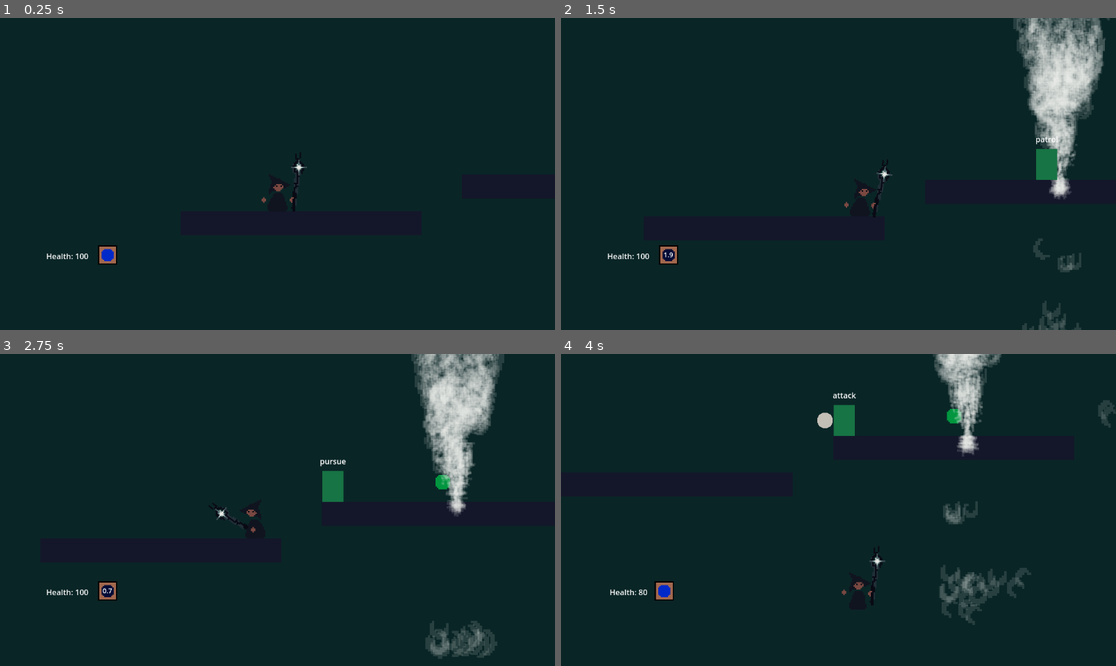
Above: before the commit, frames 1-4 (two rows, left to right).
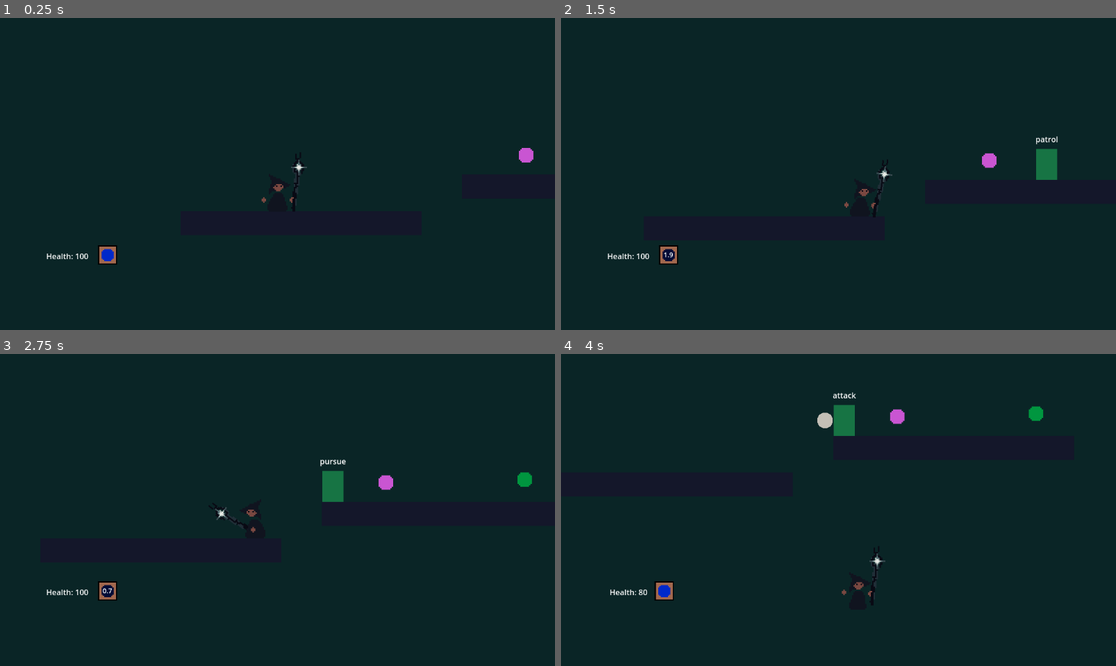
Above: after the commit, the same moments.

Repository: AthertonRoamer/Newton
Game: Godot game, scene res://test_world/test_world.tscn
Same seed, same stepped clock (60 frames per second), same inputs: the game is played once before the commit and once after it. This scene is started directly instead of the project's main scene.
Inputs (mouse positions are in pixels of both pictures, inside the frame that each line leads up to):
- Up to frame 1 (0.25 s): no input
- Up to frame 2 (1.5 s): move the mouse to (960, 158) at 0.52 s; hold D (player_right) from 0.53 s (still down); tap E (player_interact) at 0.6 s; tap W (player_jump) at 0.77 s; move the mouse to (727, 189) at 1.27 s; click (727, 189) at 1.35 s
- Up to frame 3 (2.75 s): tap W (player_jump) at 1.52 s; tap E (player_interact) at 1.55, 2.1 s; move the mouse to (333, 441) at 2.02 s; release D (player_right) at 2.03 s; hold A (player_left) from 2.03 s (still down)
- Up to frame 4 (4 s): move the mouse to (810, 572) at 2.77 s; release A (player_left) at 2.78 s; hold D (player_right) from 2.78 s (still down); tap 4 (player_select_spell_four) at 2.85 s; tap W (player_jump) at 3.02, 3.77 s; tap E (player_interact) at 3.05, 3.8 s; move the mouse to (1005, 556) at 3.52 s; tap 1 (player_select_spell_one) at 3.6 s

The runs differ from the first frame. In frame 1, 0.1% of the frame differs, in the area x 93-97%, y 41-47%; in frame 2, 6.1%; in frame 3, 6.2%, in the area x 68-96%, y 0-98%; in frame 4, 3.7%.

Commit message:
Began magic missile spell, began level manager

Diff:
--- a/Newton/player/player.gd
+++ b/Newton/player/player.gd
@@ -14,6 +14,7 @@
 @export var death_altitude : int = PhysicsData.death_altitude
 
 @export var interactable_item_detector : InteractableItemDetector
+@export var staff_end_node : Node2D
 
 var walking = false
 var jumping = false
@@ -109,6 +110,7 @@
 
 func equip_spell(spell_scene : PackedScene) -> void:
 	var spell : Spell = spell_scene.instantiate()
+	spell.player = self
 	for equiped_spell in spell_manager.get_children():
 		if equiped_spell.id == spell.id:
 			push_warning("Trying to equip spell that is already equipped")
--- a/Newton/player/player.tscn
+++ b/Newton/player/player.tscn
@@ -924,10 +924,11 @@
 [sub_resource type="CircleShape2D" id="CircleShape2D_savv0"]
 radius = 16.0312
 
-[node name="Player" type="CharacterBody2D" node_paths=PackedStringArray("interactable_item_detector", "spell_manager") groups=["damageable", "knockable"]]
+[node name="Player" type="CharacterBody2D" node_paths=PackedStringArray("interactable_item_detector", "staff_end_node", "spell_manager") groups=["damageable", "knockable"]]
 scale = Vector2(3, 3)
 script = ExtResource("1_q0i30")
 interactable_item_detector = NodePath("InteractableItemDetector")
+staff_end_node = NodePath("staff/StaffEndPosition")
 spell_manager = NodePath("SpellManager")
 
 [node name="Sprite2D" type="Sprite2D" parent="."]
@@ -963,6 +964,9 @@
 texture = ExtResource("5_5ko0m")
 texture_scale = 0.03
 
+[node name="StaffEndPosition" type="Node2D" parent="staff"]
+position = Vector2(14.6667, -17.3333)
+
 [node name="Label" type="Label" parent="."]
 visible = false
 offset_left = -20.6667
--- /dev/null
+++ b/Newton/player/spells/magic_missile_spell/grabbable_magic_missile/grabbable_magic_missile.gd
@@ -0,0 +1,20 @@
+class_name GrabbableMagicMissile
+extends GrabbableSpell
+
+func interact(player) -> void:
+	super(player)
+	queue_free()
+
+
+func _ready() -> void:
+	super()
+	player_entered_range.connect(_on_player_enter_range)
+	player_exited_range.connect(_on_player_exit_range)
+
+
+func _on_player_enter_range() -> void:
+	$Label.show()
+
+
+func _on_player_exit_range() -> void:
+	$Label.hide()
--- /dev/null
+++ b/Newton/player/spells/magic_missile_spell/grabbable_magic_missile/grabbable_magic_missile.tscn
@@ -0,0 +1,29 @@
+[gd_scene load_steps=5 format=3 uid="uid://cvl5k81wk4ncv"]
+
+[ext_resource type="Script" path="res://player/spells/magic_missile_spell/grabbable_magic_missile/grabbable_magic_missile.gd" id="1_7hwgd"]
+[ext_resource type="PackedScene" uid="uid://c0dum5hcxkbjr" path="res://player/spells/magic_missile_spell/magic_missile_spell.tscn" id="2_vr4b5"]
+[ext_resource type="Texture2D" uid="uid://c47dhjnw5k8yu" path="res://player/spells/magic_missile_spell/filler_magic_missile_spell_menu_image.png" id="3_trlrs"]
+
+[sub_resource type="CircleShape2D" id="CircleShape2D_3rpbo"]
+radius = 40.0
+
+[node name="GrabbableMagicMissile" type="Area2D"]
+script = ExtResource("1_7hwgd")
+spell_scene = ExtResource("2_vr4b5")
+
+[node name="Sprite2D" type="Sprite2D" parent="."]
+scale = Vector2(3, 3)
+texture = ExtResource("3_trlrs")
+
+[node name="CollisionShape2D" type="CollisionShape2D" parent="."]
+shape = SubResource("CircleShape2D_3rpbo")
+
+[node name="Label" type="Label" parent="."]
+visible = false
+offset_left = -69.0
+offset_top = -66.0
+offset_right = 69.0
+offset_bottom = -17.0
+text = "E to grab"
+horizontal_alignment = 1
+vertical_alignment = 1
--- /dev/null
+++ b/Newton/player/spells/magic_missile_spell/magic_missile/magic_missile.gd
@@ -0,0 +1,2 @@
+class_name MagicMissile
+extends Projectile
--- /dev/null
+++ b/Newton/player/spells/magic_missile_spell/magic_missile/magic_missile.tscn
@@ -0,0 +1,25 @@
+[gd_scene load_steps=4 format=3 uid="uid://ciap8p8ysjt5n"]
+
+[ext_resource type="Script" path="res://player/spells/magic_missile_spell/magic_missile/magic_missile.gd" id="1_cd6uj"]
+[ext_resource type="Texture2D" uid="uid://c8in4piwdnk1d" path="res://player/spells/magic_missile_spell/filler_magic_missile.png" id="2_gyw7d"]
+
+[sub_resource type="CircleShape2D" id="CircleShape2D_rqnu0"]
+radius = 8.66667
+
+[node name="MagicMissile" type="Area2D" node_paths=PackedStringArray("duration_timer")]
+scale = Vector2(1.5, 1.5)
+script = ExtResource("1_cd6uj")
+speed = 500.0
+damage = 20
+damage_type = "\"none\""
+extinguish_on_effect_body = true
+duration_timer = NodePath("Timer")
+duration = 15.0
+
+[node name="Sprite2D" type="Sprite2D" parent="."]
+texture = ExtResource("2_gyw7d")
+
+[node name="CollisionShape2D" type="CollisionShape2D" parent="."]
+shape = SubResource("CircleShape2D_rqnu0")
+
+[node name="Timer" type="Timer" parent="."]
--- /dev/null
+++ b/Newton/player/spells/magic_missile_spell/magic_missile_spell.gd
@@ -0,0 +1,12 @@
+class_name MagicMissileSpell
+extends Spell
+
+@export var missile_shooter : MagicMissileShooter
+
+func _ready() -> void:
+	missile_shooter.fire_position_node = player.staff_end_node
+
+
+func cast() -> void:
+	missile_shooter.fire()
+	super()
--- /dev/null
+++ b/Newton/player/spells/magic_missile_spell/magic_missile_spell.tres
@@ -0,0 +1,10 @@
+[gd_resource type="Resource" script_class="SpellMenuData" load_steps=3 format=3 uid="uid://nfk2guamm5ki"]
+
+[ext_resource type="Script" path="res://player/spells/spell_menu_data.gd" id="1_y5fhi"]
+[ext_resource type="Texture2D" uid="uid://c47dhjnw5k8yu" path="res://player/spells/magic_missile_spell/filler_magic_missile_spell_menu_image.png" id="2_5x8q6"]
+
+[resource]
+script = ExtResource("1_y5fhi")
+texture = ExtResource("2_5x8q6")
+name = "Magic Missile"
+description = "Rapid fire blasts of magic"
--- /dev/null
+++ b/Newton/player/spells/magic_missile_spell/magic_missile_spell.tscn
@@ -0,0 +1,17 @@
+[gd_scene load_steps=5 format=3 uid="uid://c0dum5hcxkbjr"]
+
+[ext_resource type="Script" path="res://player/spells/magic_missile_spell/magic_missile_spell.gd" id="1_e2xoc"]
+[ext_resource type="Resource" uid="uid://nfk2guamm5ki" path="res://player/spells/magic_missile_spell/magic_missile_spell.tres" id="2_1ow6r"]
+[ext_resource type="Script" path="res://player/spells/magic_missile_spell/missile_shooter.gd" id="3_i12b3"]
+[ext_resource type="PackedScene" uid="uid://ciap8p8ysjt5n" path="res://player/spells/magic_missile_spell/magic_missile/magic_missile.tscn" id="4_xhvqn"]
+
+[node name="MagicMissileSpell" type="Node" node_paths=PackedStringArray("missile_shooter")]
+script = ExtResource("1_e2xoc")
+missile_shooter = NodePath("MissileShooter")
+menu_data = ExtResource("2_1ow6r")
+id = "magic_missile"
+
+[node name="MissileShooter" type="Node" parent="." node_paths=PackedStringArray("magic_missile_spell")]
+script = ExtResource("3_i12b3")
+magic_missile_spell = NodePath("..")
+projectile_scene = ExtResource("4_xhvqn")
--- /dev/null
+++ b/Newton/player/spells/magic_missile_spell/missile_shooter.gd
@@ -0,0 +1,9 @@
+class_name MagicMissileShooter
+extends ProjectileHandler
+
+@export var magic_missile_spell : MagicMissileSpell
+
+func set_up_projectile() -> Projectile:
+	var new_projectile = super()
+	new_projectile.direction = magic_missile_spell.player.global_position.direction_to(magic_missile_spell.player.get_global_mouse_position())
+	return new_projectile
--- /dev/null
+++ b/Newton/player/spells/projectile/projectile.gd
@@ -0,0 +1,65 @@
+class_name Projectile
+extends Area2D
+
+@export var direction : Vector2
+@export var speed : float
+@export var damage : int
+@export var damage_type : String
+@export var wielder : Node
+@export var extinguish_on_impact : bool
+@export var extinguish_on_effect_body : bool
+@export var duration_timer : Timer
+@export var duration : float = 0
+
+var hit_entities : Array[Node] = []
+var velocity : Vector2
+
+func _ready() -> void:
+	direction = direction.normalized()
+	velocity = direction * speed
+	if is_instance_valid(duration_timer) and duration > 0:
+		duration_timer.wait_time = duration
+		duration_timer.timeout.connect(_on_duration_timer_timeout)
+		duration_timer.start()
+	body_entered.connect(_on_body_entered)
+	for body in get_overlapping_bodies():
+		if not hit_entities.has(body) and body != wielder:
+			effect_body(body)
+		if extinguish_on_impact:
+			extinguish()
+
+
+func _on_body_entered(body : Node2D) -> void:
+	if not hit_entities.has(body) and body != wielder:
+		effect_body(body)
+	if extinguish_on_impact:
+			extinguish()
+
+
+func effect_body(body : Node2D) -> void:
+	if body.is_in_group("damageable"):
+		body.take_damage(damage, damage_type)
+		hit_entities.append(body)
+		if extinguish_on_effect_body:
+			extinguish()
+
+
+func _process(delta):
+	update_position(delta)
+
+
+func update_position(delta) -> void:
+	position += velocity * delta
+
+
+func update_position_with_gravity(delta) -> void:
+	velocity.y += PhysicsData.gravity_acceleration
+	update_position(delta)
+
+
+func extinguish() -> void:
+	queue_free()
+
+
+func _on_duration_timer_timeout() -> void:
+	extinguish()
--- /dev/null
+++ b/Newton/player/spells/projectile/projectile_handler.gd
@@ -0,0 +1,22 @@
+class_name ProjectileHandler
+extends Node
+
+@export var projectile_scene : PackedScene #should extend Projectile
+@export var fire_position_node : Node2D
+
+var projectile_direction : Vector2 = Vector2.RIGHT
+
+func set_up_projectile() -> Projectile:
+	var new_projectile : Projectile = projectile_scene.instantiate()
+	new_projectile.global_position = get_fire_position()
+	new_projectile.direction = projectile_direction
+	return new_projectile
+
+
+func fire() -> void:
+	var new_projectile = set_up_projectile()
+	Main.world.object_holder.add_child(new_projectile)
+
+
+func get_fire_position() -> Vector2:
+	return fire_position_node.global_position
--- a/Newton/test_world/test_map.tscn
+++ b/Newton/test_world/test_map.tscn
@@ -1,7 +1,8 @@
-[gd_scene load_steps=3 format=3 uid="uid://vo4tbm4u65yf"]
+[gd_scene load_steps=4 format=3 uid="uid://vo4tbm4u65yf"]
 
 [ext_resource type="PackedScene" uid="uid://fs6myl3u0kt5" path="res://test_world/block.tscn" id="1_0n05w"]
 [ext_resource type="PackedScene" uid="uid://4v2rturel3lx" path="res://player/spells/test_spell_two/grabbable_test_spell_two/grabbable_test_spell_two.tscn" id="2_8411r"]
+[ext_resource type="PackedScene" uid="uid://cvl5k81wk4ncv" path="res://player/spells/magic_missile_spell/grabbable_magic_missile/grabbable_magic_missile.tscn" id="3_6mq8f"]
 
 [node name="TestMap" type="Node2D"]
 
@@ -23,4 +24,7 @@
 position = Vector2(520, 549)
 
 [node name="GrabbableTestSpellTwo" parent="." instance=ExtResource("2_8411r")]
-position = Vector2(1105, 407)
+position = Vector2(1275, 402)
+
+[node name="GrabbableMagicMissile" parent="." instance=ExtResource("3_6mq8f")]
+position = Vector2(987, 408)
--- a/Newton/test_world/test_world.tscn
+++ b/Newton/test_world/test_world.tscn
@@ -6,8 +6,9 @@
 [ext_resource type="PackedScene" path="res://wind.tscn" id="3_jv0u6"]
 [ext_resource type="PackedScene" uid="uid://crs5n2j5sil7s" path="res://entities/goblin/goblin.tscn" id="5_2mg2v"]
 
-[node name="TestWorld" type="Node2D"]
+[node name="TestWorld" type="Node2D" node_paths=PackedStringArray("object_holder")]
 script = ExtResource("1_yrsjs")
+object_holder = NodePath(".")
 
 [node name="TestMap" parent="." instance=ExtResource("1_tw7wp")]
 position = Vector2(-736, -258)
@@ -16,6 +17,7 @@
 position = Vector2(-265, 160)
 
 [node name="wind" parent="." instance=ExtResource("3_jv0u6")]
+visible = false
 position = Vector2(397, 157)
 
 [node name="Goblin" parent="." instance=ExtResource("5_2mg2v")]
--- /dev/null
+++ b/Newton/world/level_segment_system/level_segment/level_segment.gd
@@ -0,0 +1,2 @@
+class_name LevelSegment
+extends Node2D
--- /dev/null
+++ b/Newton/world/level_segment_system/level_segment_manager/level_segment_manager.gd
@@ -0,0 +1,6 @@
+class_name LevelSegmentManager
+extends Node2D
+
+
+@export var level_segment_list : Array[PackedScene]
+var active_segment_scene : PackedScene
--- a/Newton/world/world.gd
+++ b/Newton/world/world.gd
@@ -1,5 +1,8 @@
 class_name World
 extends Node2D
 
+@export var object_holder : Node
+
+
 func _ready() -> void:
 	Main.world = self
Binary file added: Newton/player/spells/magic_missile_spell/filler_magic_missile.png
Not shown, added: Newton/player/spells/magic_missile_spell/filler_magic_missile.png.import
Binary file added: Newton/player/spells/magic_missile_spell/filler_magic_missile_spell_menu_image.png
Not shown, added: Newton/player/spells/magic_missile_spell/filler_magic_missile_spell_menu_image.png.import
